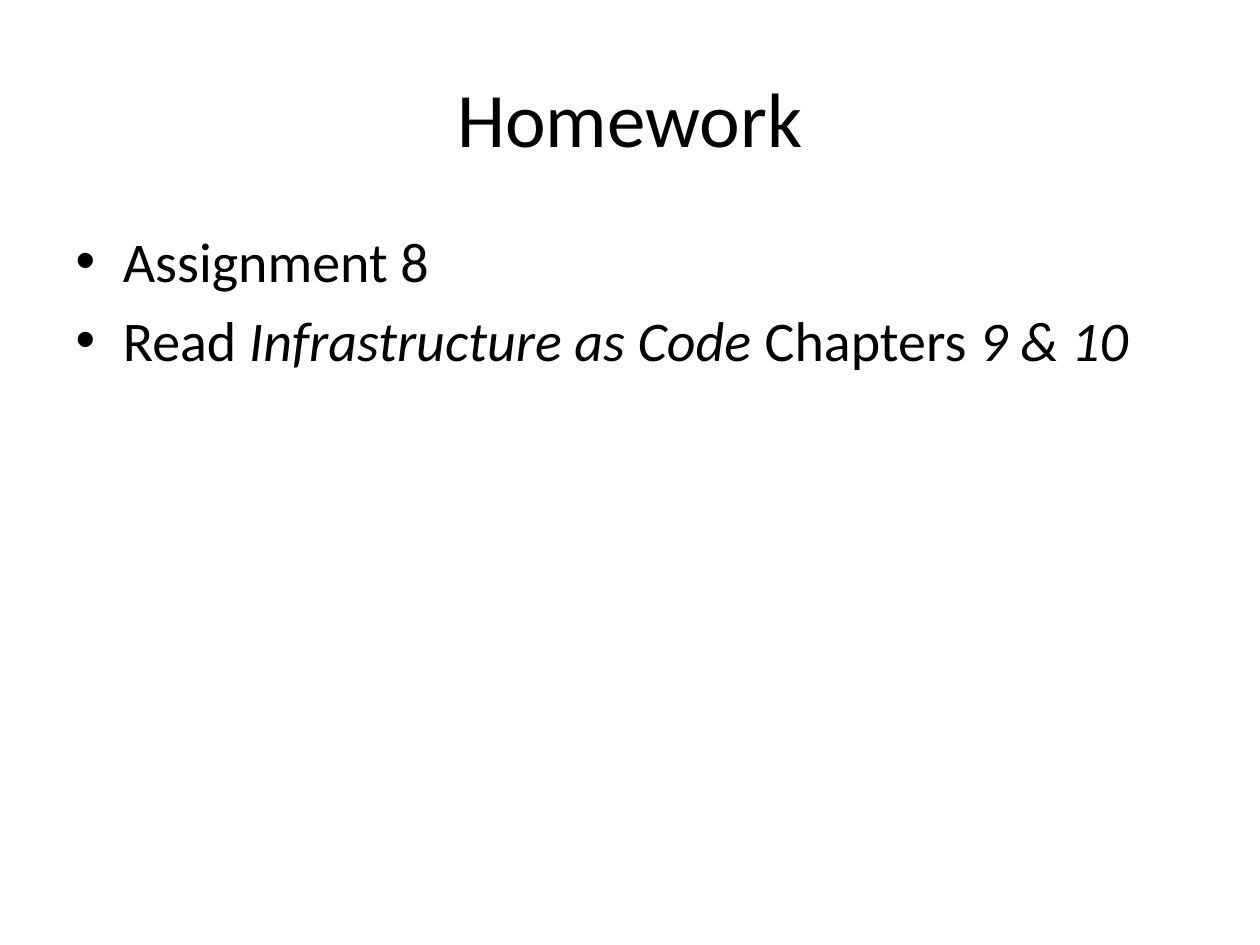
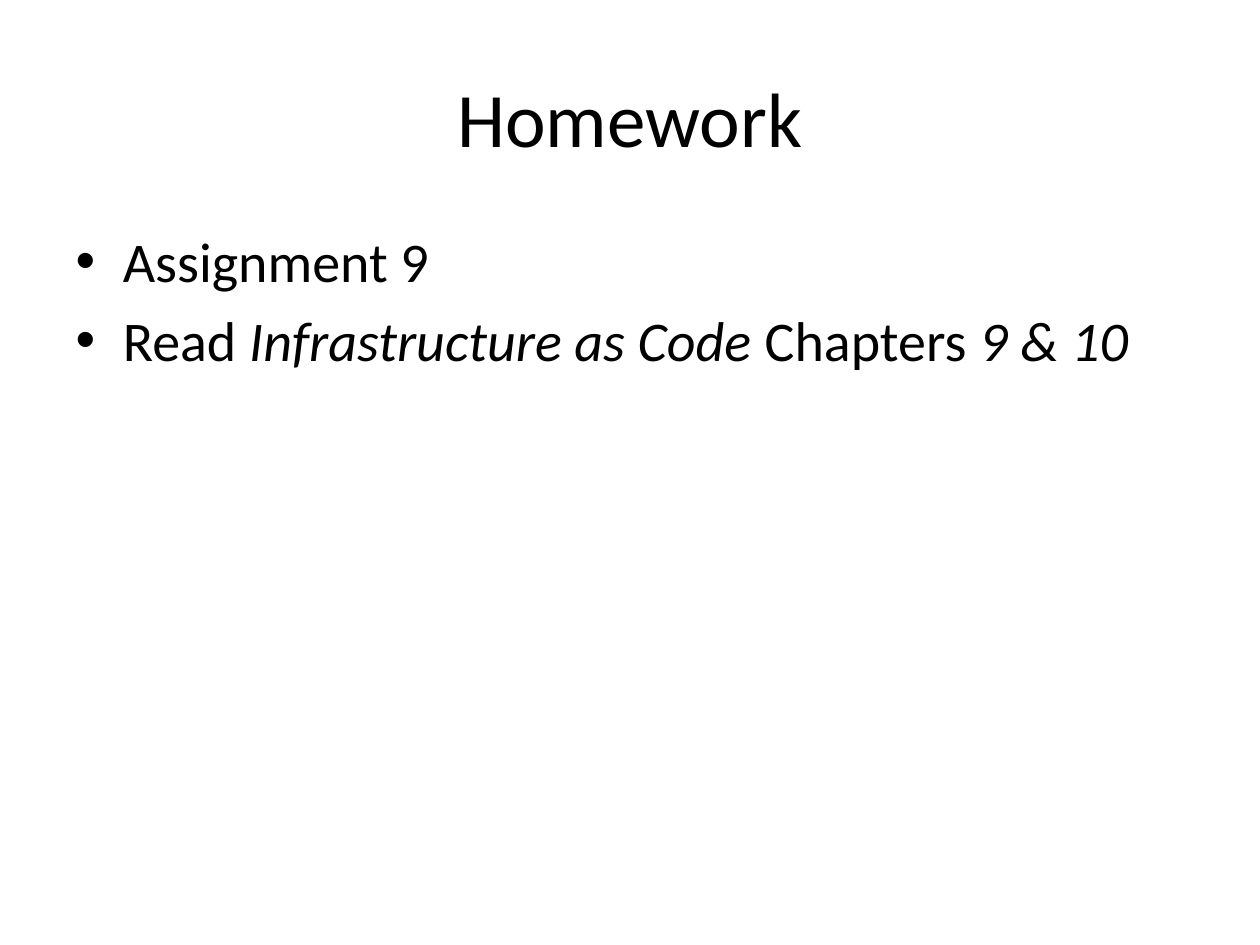
Before and after one commit to jasondbaker/infrastructure-class, a slide deck: slide 60 of lectures/infrastructure-week-10.pptx. Drawn at 1260x945 pixels with LibreOffice and Linux fonts; fonts in the diff are those of the drawing. Boxes give left, top, right and bottom in pixels: in the first picture for what was removed or moved away, otherwise in the second. Text is boxed around its words. In the diff, an @@ line names an element or a change of style, - is before the commit and + after.

Commit message:
correct assignment

```diff
--- a/lectures/infrastructure-week-10.pptx
+++ b/lectures/infrastructure-week-10.pptx
@@ text at (123, 243, 428, 292): text changed @@
-• Assignment 8
+• Assignment 9
```
